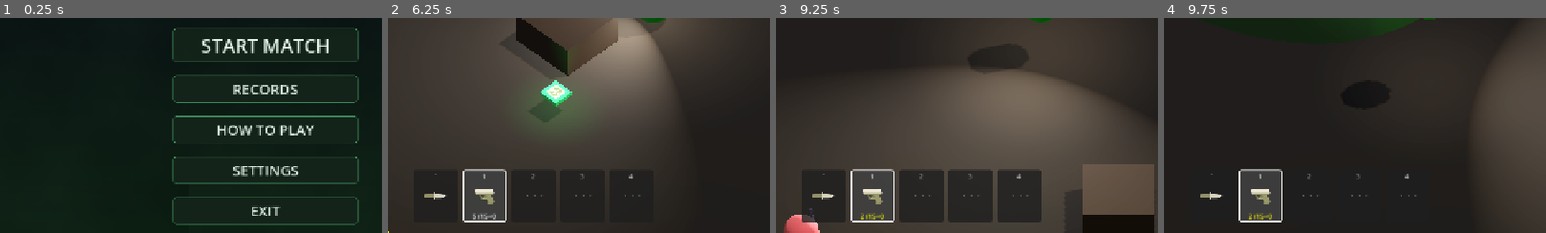
Above: before the commit, frames 1-4 (left to right).
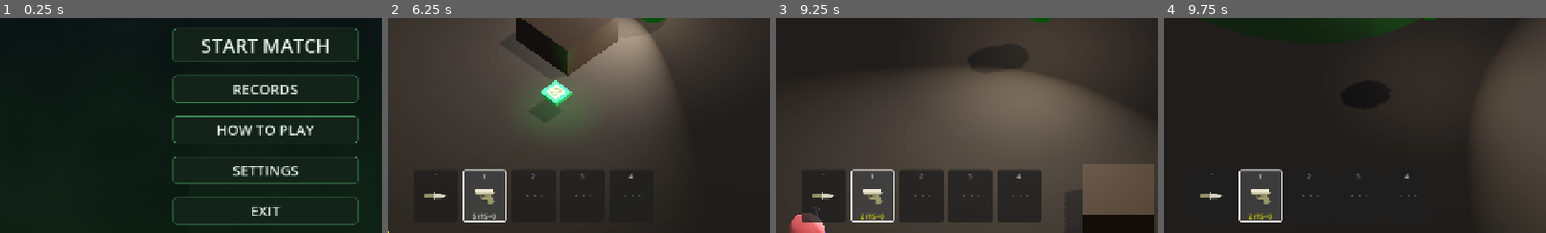
Above: after the commit, the same moments.

Repository: Kyulhee/battle-capsule
Game: Godot game, scene res://src/Main.tscn
The game is run twice, just before and just after one commit, with the same random seed, the same clock (stepped at 60 frames per second) and the same inputs.
Inputs (mouse positions are % of the whole screen's width and height, from its top left):
- Up to frame 1 (0.25 s): no input
- Up to frame 2 (6.25 s): click "START MATCH" at 0.5 s; click "START MATCH" at 1.25 s; click "쉬움" at 2 s; click "보통" at 2.75 s; click "어려움" at 3.5 s; click "지옥" at 4.25 s; click "RECORDS" at 5 s; click "선택" at 5.75 s
- Up to frame 3 (9.25 s): tap Enter at 6.5 s; move the mouse to (72, 45) at 6.52 s; hold D (ui_right) 6.53-7.28 s; tap Q (heal) at 6.6, 7.55, 8.1, 9.05 s; click (72, 45) at 6.67 s; tap Space at 6.77, 7.52, 9.02 s; move the mouse to (30, 55) at 7.27 s; hold S (ui_down) 7.28-8.03 s; click (30, 55) at 7.35 s; move the mouse to (60, 28) at 8.02 s; hold D (ui_right) 8.03-8.78 s; move the mouse to (45, 70) at 8.77 s; hold W (ui_up) from 8.78 s (still down); tap F (interact) at 8.85 s; click (45, 70) at 8.92 s
- Up to frame 4 (9.75 s): move the mouse to (80, 65) at 9.52 s; release W (ui_up) at 9.53 s; hold A (ui_left) from 9.53 s (still down); tap C at 9.6 s
The pictures show only the part of the screen within x 15-65%, y 50-100%; the shares and areas given below are measured in that part.

Frames 1-2 are identical in both runs. In frame 3, 0.5% of the frame differs, in the area x 2-13%, y 88-100%; in frame 4, nothing differs.

Commit message:
refactor: extract mission evaluator

Diff:
--- a/src/core/MissionTracker.gd
+++ b/src/core/MissionTracker.gd
@@ -1,8 +1,8 @@
 extends RefCounted
 class_name MissionTracker
 
-const MissionData = preload("res://src/core/MissionData.gd")
 const MissionCatalogScript = preload("res://src/systems/mission/MissionCatalog.gd")
+const MissionEvaluatorScript = preload("res://src/systems/mission/MissionEvaluator.gd")
 const MissionHudFormatterScript = preload("res://src/systems/mission/MissionHudFormatter.gd")
 const ACHIEVEMENTS_PATH = "user://achievements.json"
 
@@ -270,49 +270,7 @@
 func evaluate(tel: Node, final_rank: int, player_hp: float, difficulty: int) -> bool:
 	if active_mission == null:
 		return false
-	var m = active_mission
-	var won: bool = final_rank == 1
-	var kills: int = tel.metrics.session.kills if tel else 0
-
-	match m.condition_type:
-		MissionData.ConditionType.FIRST_KILL:
-			return kills >= 1
-		MissionData.ConditionType.WIN_HIGH_HP:
-			return won and player_hp >= m.target_value
-		MissionData.ConditionType.WIN_WITH_HEALS:
-			return won and _medkits_used >= int(m.target_value)
-		MissionData.ConditionType.SURVIVE_NO_KILLS:
-			var duration: float = tel.metrics.core.duration if tel else 0.0
-			return kills == 0 and duration >= m.target_value
-		MissionData.ConditionType.WIN_PISTOL_ONLY:
-			return won and not _used_non_pistol
-		MissionData.ConditionType.KILL_LAST_WITH_MELEE:
-			return won and _last_kill_weapon == "knife"
-		MissionData.ConditionType.KILLS_WITH_WEAPON:
-			var wkills: int = 0
-			if tel:
-				wkills = tel.metrics.combat.kills_by_weapon.get(m.weapon_filter, 0)
-			return wkills >= int(m.target_value)
-		MissionData.ConditionType.KILL_IN_BUSH:
-			return _kills_in_bush >= int(m.target_value)
-		MissionData.ConditionType.WIN_AFTER_ZONE_OUTSIDE:
-			return won and _player_max_outside_sec >= m.target_value
-		MissionData.ConditionType.KILL_NEAR_SUPPLY:
-			return _kills_near_supply >= int(m.target_value)
-		MissionData.ConditionType.KILL_UNDETECTED:
-			return _kills_undetected >= int(m.target_value)
-		MissionData.ConditionType.KILL_WHILE_DETECTED:
-			return _kills_while_detected >= int(m.target_value)
-		MissionData.ConditionType.WIN_ON_DIFFICULTY:
-			return won and difficulty == int(m.target_value)
-		MissionData.ConditionType.KILL_WITH_ALL_WEAPONS:
-			if not tel: return false
-			var wk: Dictionary = tel.metrics.combat.kills_by_weapon
-			return wk.get("pistol", 0) >= 1 and wk.get("ar", 0) >= 1 \
-				and wk.get("shotgun", 0) >= 1 and wk.get("railgun", 0) >= 1
-		MissionData.ConditionType.WIN_ONE_SLOT:
-			return won and _max_gun_slots_used <= 1
-	return false
+	return MissionEvaluatorScript.evaluate(active_mission, _bonus_eval_context(tel, final_rank, player_hp, difficulty))
 
 func get_hud_text(tel: Node) -> String:
 	if active_mission == null:
@@ -320,19 +278,34 @@
 	return MissionHudFormatterScript.bonus_hud_text(active_mission, _bonus_hud_context(tel))
 
 func _bonus_hud_context(tel: Node) -> Dictionary:
+	var context = _bonus_state_context(tel)
+	var current_hp: float = 0.0
+	if tel:
+		var main_node = tel.get_node_or_null("/root/Main")
+		if main_node and is_instance_valid(main_node.player_ref):
+			current_hp = main_node.player_ref.current_health
+	context["current_hp"] = current_hp
+	return context
+
+func _bonus_eval_context(tel: Node, final_rank: int, player_hp: float, difficulty: int) -> Dictionary:
+	var context = _bonus_state_context(tel)
+	context["won"] = final_rank == 1
+	context["final_rank"] = final_rank
+	context["player_hp"] = player_hp
+	context["difficulty"] = difficulty
+	return context
+
+func _bonus_state_context(tel: Node) -> Dictionary:
 	var kills: int = tel.metrics.session.kills if tel else 0
-	var current_hp: float = 0.0
+	var duration: float = tel.metrics.core.duration if tel else 0.0
 	var kills_by_weapon: Dictionary = {}
 	if tel:
 		kills_by_weapon = tel.metrics.combat.kills_by_weapon
-		var main_node = tel.get_node_or_null("/root/Main")
-		if main_node and is_instance_valid(main_node.player_ref):
-			current_hp = main_node.player_ref.current_health
 
 	return {
 		"has_telemetry": tel != null,
 		"kills": kills,
-		"current_hp": current_hp,
+		"duration": duration,
 		"kills_by_weapon": kills_by_weapon,
 		"medkits_used": _medkits_used,
 		"used_non_pistol": _used_non_pistol,
@@ -347,14 +320,7 @@
 
 func get_early_fail_status(tel: Node) -> bool:
 	if not active_mission: return false
-	match active_mission.condition_type:
-		MissionData.ConditionType.WIN_PISTOL_ONLY:
-			return _used_non_pistol
-		MissionData.ConditionType.SURVIVE_NO_KILLS:
-			return tel != null and tel.metrics.session.kills >= 1
-		MissionData.ConditionType.WIN_ONE_SLOT:
-			return _max_gun_slots_used > 1
-	return false
+	return MissionEvaluatorScript.early_fail_status(active_mission, _bonus_state_context(tel))
 
 # ── 배지 저장 ─────────────────────────────────────────────────────────────
 func save_badge(mission_id: String):
--- /dev/null
+++ b/src/systems/mission/MissionEvaluator.gd
@@ -0,0 +1,57 @@
+extends RefCounted
+class_name MissionEvaluator
+
+const MissionDataScript = preload("res://src/core/MissionData.gd")
+
+
+static func evaluate(mission, context: Dictionary) -> bool:
+	var won = bool(context.get("won", false))
+	var kills = int(context.get("kills", 0))
+	match mission.condition_type:
+		MissionDataScript.ConditionType.FIRST_KILL:
+			return kills >= 1
+		MissionDataScript.ConditionType.WIN_HIGH_HP:
+			return won and float(context.get("player_hp", 0.0)) >= mission.target_value
+		MissionDataScript.ConditionType.WIN_WITH_HEALS:
+			return won and int(context.get("medkits_used", 0)) >= int(mission.target_value)
+		MissionDataScript.ConditionType.SURVIVE_NO_KILLS:
+			return kills == 0 and float(context.get("duration", 0.0)) >= mission.target_value
+		MissionDataScript.ConditionType.WIN_PISTOL_ONLY:
+			return won and not bool(context.get("used_non_pistol", false))
+		MissionDataScript.ConditionType.KILL_LAST_WITH_MELEE:
+			return won and str(context.get("last_kill_weapon", "")) == "knife"
+		MissionDataScript.ConditionType.KILLS_WITH_WEAPON:
+			var weapon_kills: Dictionary = context.get("kills_by_weapon", {})
+			return int(weapon_kills.get(mission.weapon_filter, 0)) >= int(mission.target_value)
+		MissionDataScript.ConditionType.KILL_IN_BUSH:
+			return int(context.get("kills_in_bush", 0)) >= int(mission.target_value)
+		MissionDataScript.ConditionType.WIN_AFTER_ZONE_OUTSIDE:
+			return won and float(context.get("player_max_outside_sec", 0.0)) >= mission.target_value
+		MissionDataScript.ConditionType.KILL_NEAR_SUPPLY:
+			return int(context.get("kills_near_supply", 0)) >= int(mission.target_value)
+		MissionDataScript.ConditionType.KILL_UNDETECTED:
+			return int(context.get("kills_undetected", 0)) >= int(mission.target_value)
+		MissionDataScript.ConditionType.KILL_WHILE_DETECTED:
+			return int(context.get("kills_while_detected", 0)) >= int(mission.target_value)
+		MissionDataScript.ConditionType.WIN_ON_DIFFICULTY:
+			return won and int(context.get("difficulty", 0)) == int(mission.target_value)
+		MissionDataScript.ConditionType.KILL_WITH_ALL_WEAPONS:
+			if not bool(context.get("has_telemetry", false)):
+				return false
+			var all_weapon_kills: Dictionary = context.get("kills_by_weapon", {})
+			return all_weapon_kills.get("pistol", 0) >= 1 and all_weapon_kills.get("ar", 0) >= 1 \
+				and all_weapon_kills.get("shotgun", 0) >= 1 and all_weapon_kills.get("railgun", 0) >= 1
+		MissionDataScript.ConditionType.WIN_ONE_SLOT:
+			return won and int(context.get("max_gun_slots_used", 0)) <= 1
+	return false
+
+
+static func early_fail_status(mission, context: Dictionary) -> bool:
+	match mission.condition_type:
+		MissionDataScript.ConditionType.WIN_PISTOL_ONLY:
+			return bool(context.get("used_non_pistol", false))
+		MissionDataScript.ConditionType.SURVIVE_NO_KILLS:
+			return bool(context.get("has_telemetry", false)) and int(context.get("kills", 0)) >= 1
+		MissionDataScript.ConditionType.WIN_ONE_SLOT:
+			return int(context.get("max_gun_slots_used", 0)) > 1
+	return false
Not shown, changed: docs/ARCHITECTURE.md
Not shown, changed: docs/DEVLOG.md
Not shown, changed: docs/IMPACT_MAP.md
Not shown, changed: docs/MASTERPLAN.md
Not shown, changed: docs/devlog/v1.11.md
